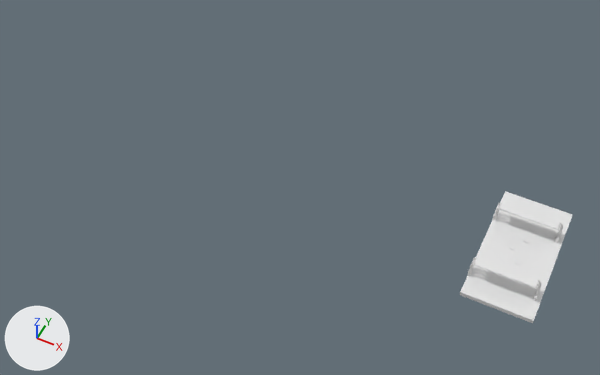
One commit to the FBX model Assets/FlexibleCelShader/Example/3dAsset/Tiles/Tiles6.fbx: the scene before it, then after it.
Rendered twice from a camera (50 mm lens) standing at (61.3, -61.0, 73.7) and looking at (31.4, -1.4, -0.9). Lighting does not change. The marker at lower left points along +X, +Y and +Z. Where no turn or scale is listed for an object, it has been applied to the vertices. Vertices at the same position are counted once.

In view in the first picture: 'Cube.017', 'PlaformeDuck.002|Plane.002|Dupli|1', 'PlaformeDuck.003|Plane.002|Dupli|1'.
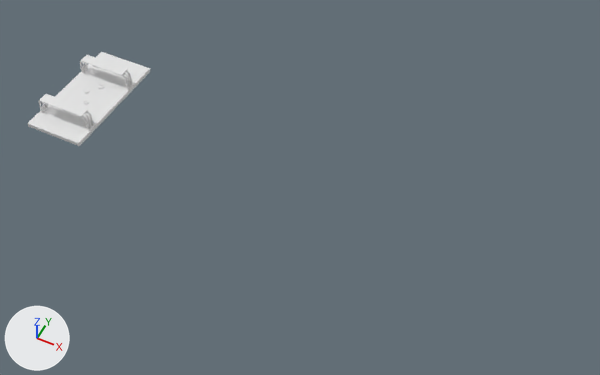
Not drawn themselves, but carrying or shaping drawn objects: ob_mur_dammage_015, ob_plaformeduck_002, ob_plaformeduck_003, ob_mur_dammage_014, ob_mur_dammage_013.

Where the newer file only moved an object's origin or applied its transform, the numbers keep the older frame.

Boxes (x1, y1, x2, y2) around the edits, measured in the pictures (600 x 375 px):
'Cube.017', mesh moved: before (460, 191, 572, 323); after (27, 52, 150, 146)
'PlaformeDuck.003|Plane.002|Dupli|1', moved: before (475, 255, 539, 288); after (39, 94, 88, 117)
'PlaformeDuck.002|Plane.002|Dupli|1', moved: before (500, 200, 561, 230); after (81, 55, 128, 76)
'PlaformeDuck.003|Cylinder.004|Dupli|', moved: before (468, 257, 542, 301); after (38, 101, 94, 130)
'PlaformeDuck.002|Cylinder.004|Dupli|', moved: before (492, 202, 563, 243); after (80, 61, 133, 89)
'Mur Dammage.013|Cylinder.003|Dupli|', moved: before (515, 259, 521, 265); after (83, 100, 89, 104)
'Mur Dammage.015|Cylinder.003|Dupli|', moved: before (524, 238, 530, 243); after (98, 85, 104, 89)
'Mur Dammage.014|Cylinder.003|Dupli|', moved: before (509, 244, 515, 250); after (84, 89, 89, 93)

The edits, one by one:
me_cube_013 has 8 vertices, 6 faces and spans x -4.0..4.0, y -8.0..8.0, z -0.3..0.3.
me_cube_013 is used by ob_cube_017; location (57.77, 0.0, 0.0).
me_cube_013 part 1: the whole mesh is moved by (-57.8, 0.0, 0.0).
Object 'Mur Dammage.015' (ob_mur_dammage_015) moves from (58.57, 1.857, 0.222) to (0.793, 1.857, 0.222).
Object 'Mur Dammage.014' (ob_mur_dammage_014) moves from (57.35, 0.283, 0.222) to (-0.422, 0.283, 0.222).
Object 'Mur Dammage.013' (ob_mur_dammage_013) moves from (58.55, -1.442, 0.222) to (0.782, -1.442, 0.222).
Object 'PlaformeDuck.002' (ob_plaformeduck_002) moves from (57.51, 1.522, 0.231) to (0.0, 1.522, 0.231).
Object 'PlaformeDuck.003' (ob_plaformeduck_003) moves from (57.51, -7.148, 0.231) to (0.0, -7.148, 0.231).
